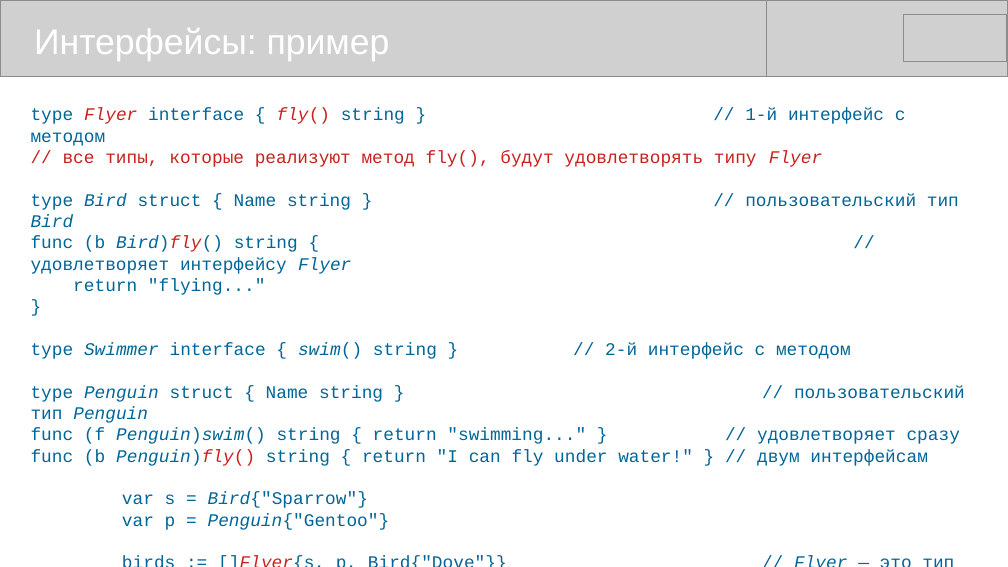
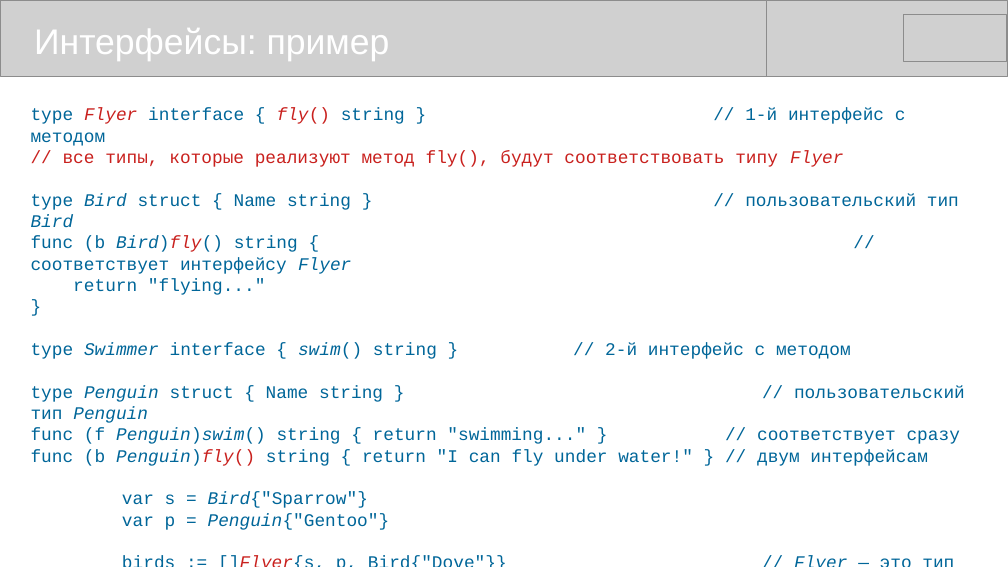
Before and after one commit to mike-shock/Go_language, a slide deck: slide 35 of Go_Review.odp (slide 34 before the commit). Drawn at 1008x567 pixels with LibreOffice and Linux fonts; fonts in the diff are those of the drawing; grey boxes stand for pictures. Boxes give left, top, right and bottom in pixels: in the first picture for what was removed or moved away, otherwise in the second. Text is boxed around its words. In the diff, an @@ line names an element or a change of style, - is before the commit and + after.

```diff
--- a/Go_Review.odp
+++ b/Go_Review.odp
@@ text at box(63, 151, 843, 167): text changed @@
-// все типы, которые реализуют метод fly(), будут удовлетворять типу Flyer
+// все типы, которые реализуют метод fly(), будут соответствовать типу Flyer
@@ text at box(31, 236, 351, 274): text changed @@
-func (b Bird)fly() string { // удовлетворяет интерфейсу Flyer
+func (b Bird)fly() string { // соответствует интерфейсу Flyer
@@ text at box(31, 428, 960, 444): text changed @@
-func (f Penguin)swim() string { return "swimming..." } // удовлетворяет сразу
+func (f Penguin)swim() string { return "swimming..." } // соответствует сразу
```
Also in this commit, not shown: 6 other slides changed, 1 slide added, 3 other files.
